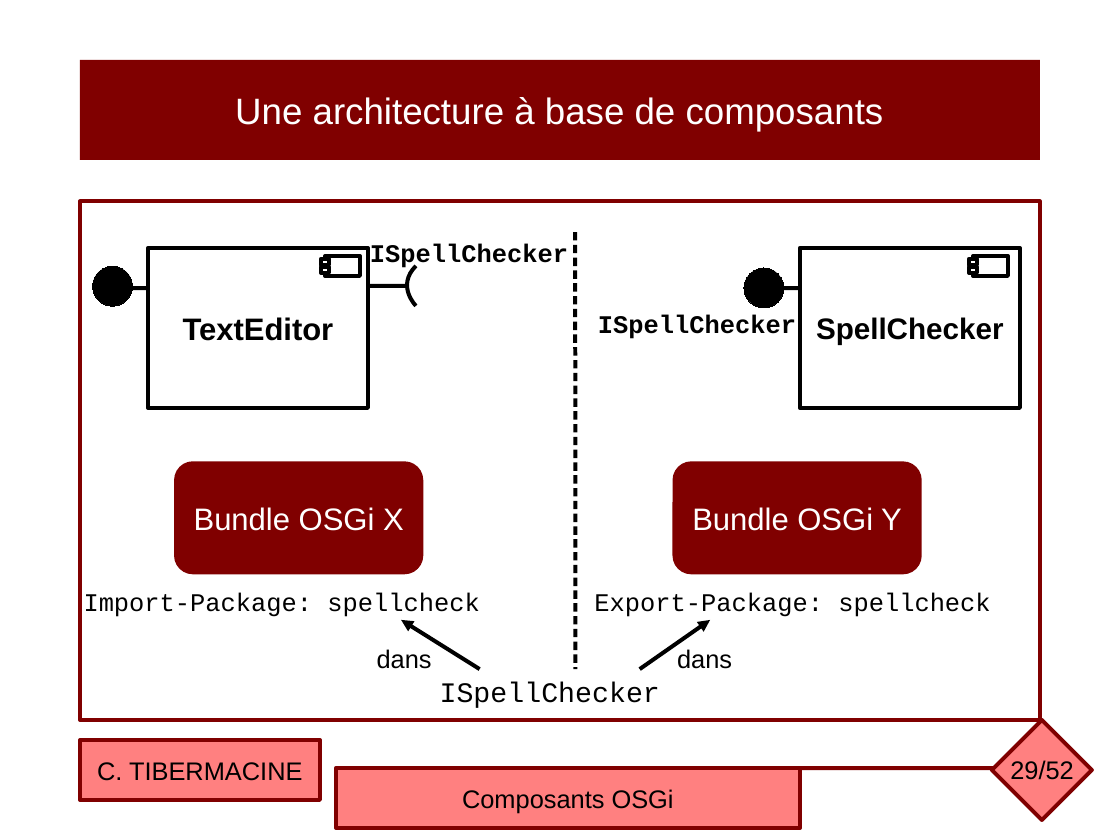
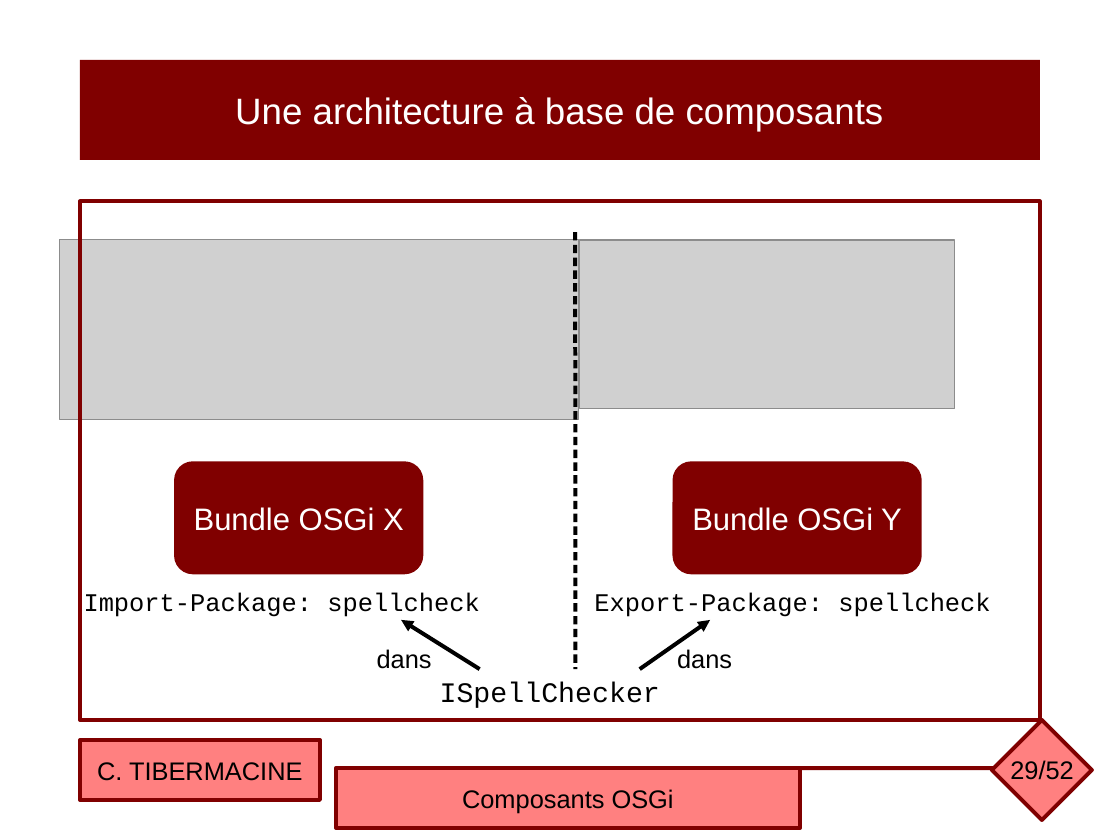
Before and after one commit to ctiber/composants, a slide deck: slide 29 of cours/cours3.odp. Drawn at 1120x840 pixels with LibreOffice and Linux fonts; fonts in the diff are those of the drawing; grey boxes stand for pictures. Boxes give left, top, right and bottom in pixels: in the first picture for what was removed or moved away, otherwise in the second. Text is boxed around its words. In the diff, an @@ line names an element or a change of style, - is before the commit and + after.

```diff
--- a/cours/cours3.odp
+++ b/cours/cours3.odp
@@ rectangle at box(80, 201, 1041, 720): fill #FFFFFF to none @@
@@ picture added at box(60, 240, 578, 420) @@
@@ ellipse removed at box(92, 266, 132, 306) @@
@@ rectangle removed at box(148, 248, 369, 408) @@
-TextEditor
@@ rectangle removed at box(321, 259, 329, 265) @@
@@ rectangle removed at box(321, 267, 329, 273) @@
@@ rectangle removed at box(325, 256, 360, 276) @@
@@ text removed at box(370, 243, 568, 270) @@
-ISpellChecker
@@ freeform shape removed at box(408, 266, 417, 306) @@
@@ picture added at box(580, 240, 955, 409) @@
@@ ellipse removed at box(744, 268, 784, 308) @@
@@ rectangle removed at box(800, 248, 1020, 408) @@
-SpellChecker
@@ rectangle removed at box(970, 259, 978, 265) @@
@@ rectangle removed at box(970, 267, 978, 273) @@
@@ rectangle removed at box(974, 256, 1008, 276) @@
@@ line removed from (128, 288) to (148, 288) @@
@@ line removed from (368, 286) to (409, 286) @@
@@ line removed from (781, 288) to (800, 288) @@
@@ text removed at box(598, 314, 796, 339) @@
-ISpellChecker
```
Also in this commit, not shown: 18 other slides changed, 2 other files.
